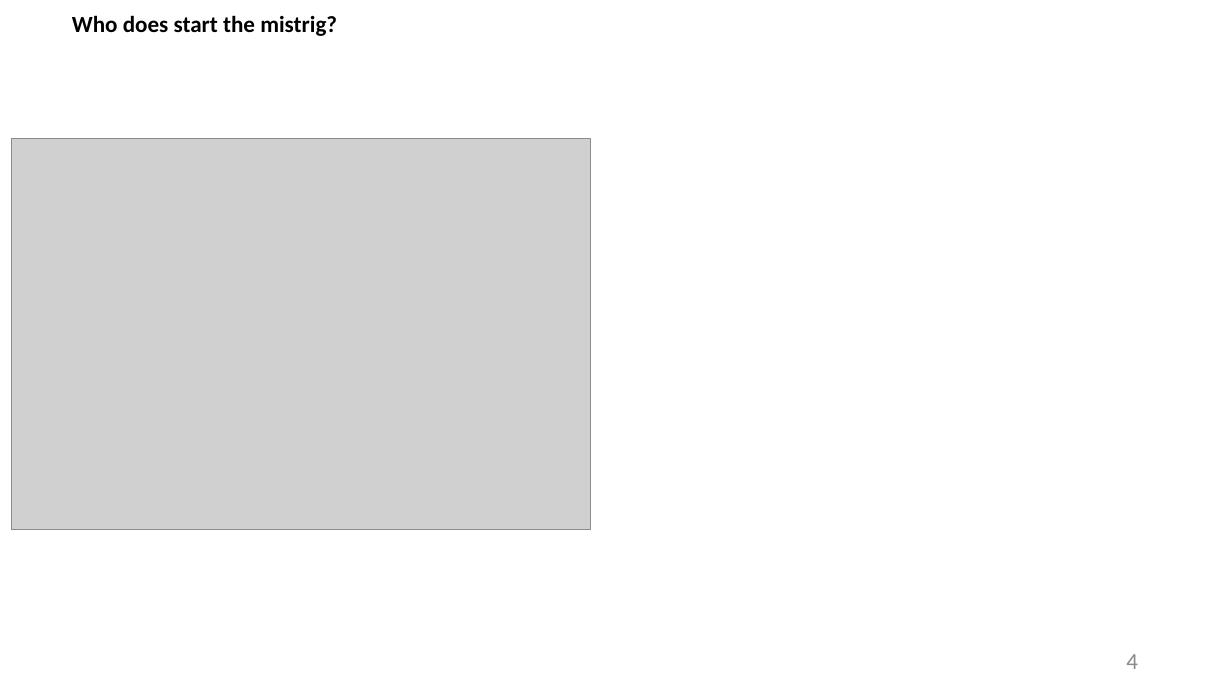
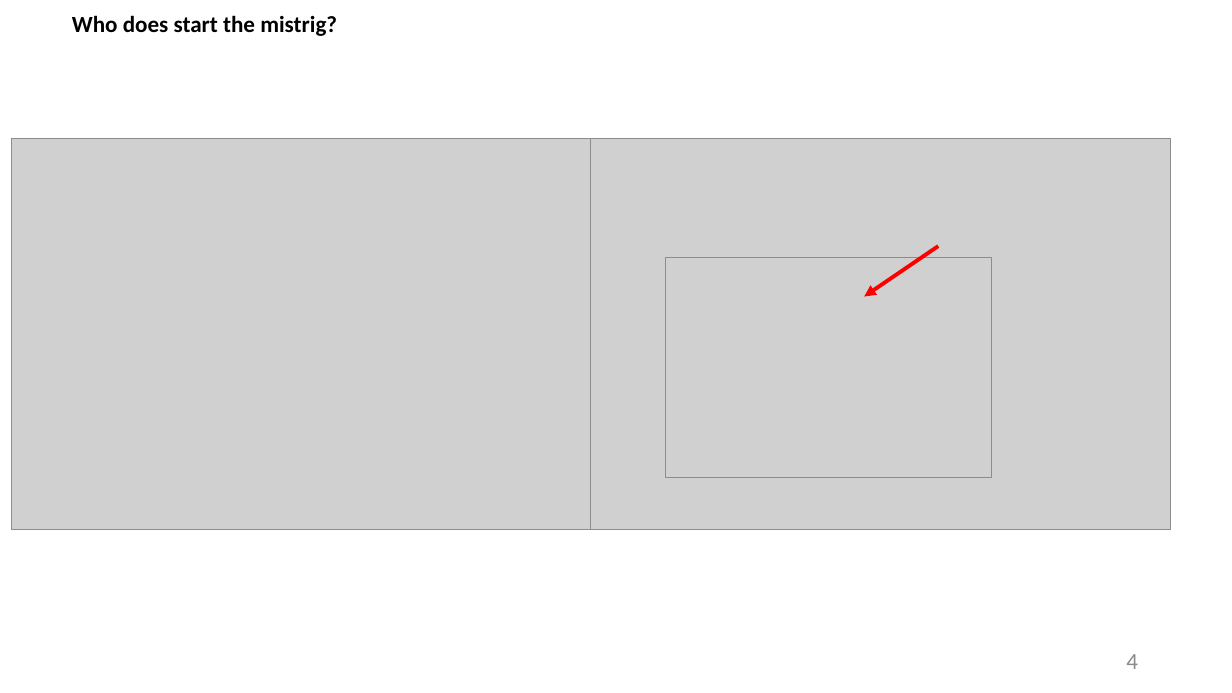
Before and after one commit to furkankarakaya/GaN-Studies, a slide deck: slide 4 of Weekly Reports/2020.03.16 - 2020.03.23.pptx. Drawn at 1232x693 pixels with LibreOffice and Linux fonts; fonts in the diff are those of the drawing; grey boxes stand for pictures. Boxes give left, top, right and bottom in pixels: in the first picture for what was removed or moved away, otherwise in the second. Text is boxed around its words. In the diff, an @@ line names an element or a change of style, - is before the commit and + after.

```diff
--- a/Weekly Reports/2020.03.16 - 2020.03.23.pptx
+++ b/Weekly Reports/2020.03.16 - 2020.03.23.pptx
@@ picture added at <box>592,139,1171,530</box> @@
@@ picture added at <box>665,258,992,478</box> @@
@@ arrow added from (938, 246) to (864, 297), #FF0000 3 pt @@
```
Also in this commit, not shown: 1 slide added, 14 other files.
